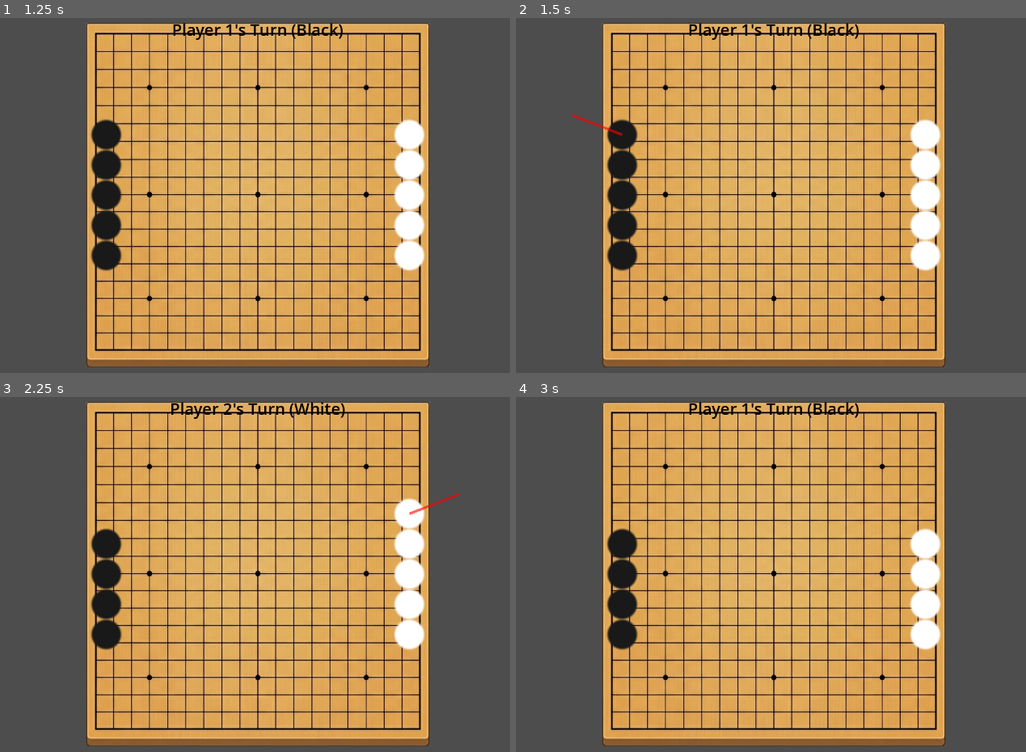
Above: before the commit, frames 1-4 (two rows, left to right).
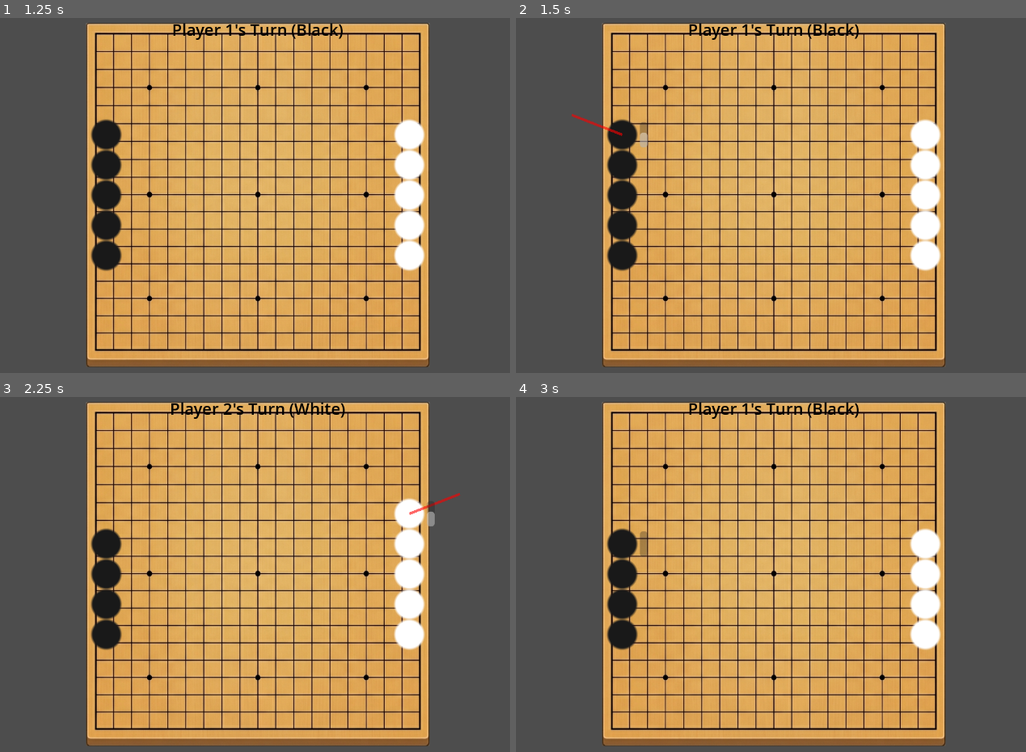
Above: after the commit, the same moments.

Repository: kimmb3217-droid/egg
Game: Godot game, scene res://MainMenu.tscn
Two runs of this game, one before a commit and one after it. Both use one fixed random seed, a clock stepped at 60 frames per second and the inputs below.
Inputs (mouse positions are in pixels of both pictures, inside the frame that each line leads up to):
- Up to frame 1 (1.25 s): click "5 Stones" at 0.5 s
- Up to frame 2 (1.5 s): tap Enter at 1.25 s; drag from (623, 135) to (776, 195) at 1.27 s
- Up to frame 3 (2.25 s): drag from (408, 514) to (260, 574) at 2.02 s
- Up to frame 4 (3 s): move the mouse to (623, 542) at 2.77 s; click (623, 542) at 2.92 s

Frame 1 is identical in both runs. In frame 2, 0.1% of the frame differs, in the area x 24-26%, y 29-37%; in frame 3, less than 0.1%; in frame 4, less than 0.1%.

Commit message:
파워 게이지 추가

Diff:
--- a/Stone.gd
+++ b/Stone.gd
@@ -11,6 +11,7 @@
 
 @onready var line_2d = $Line2D
 @onready var sprite = $Sprite2D
+@onready var power_gauge = get_node_or_null("PowerGauge")
 
 func _ready():
 	add_to_group("stone")
@@ -19,6 +20,10 @@
 		# 시각적으로 궤적 선의 너비를 설정합니다
 		line_2d.width = 5.0
 		line_2d.default_color = Color(1.0, 0.0, 0.0, 0.6) # 빨간색 반투명
+
+	if power_gauge:
+		power_gauge.visible = false
+		power_gauge.max_value = 100
 
 	# 물리 속성 초기화 (통통 튀는 느낌 방지 및 미끄러짐 구현)
 	gravity_scale = 0.0 # 위에서 내려다보는 2D 시점이므로 중력 0
@@ -55,6 +60,9 @@
 			if line_2d:
 				line_2d.visible = true
 				line_2d.points = [Vector2.ZERO, Vector2.ZERO]
+			if power_gauge:
+				power_gauge.visible = true
+				power_gauge.value = 0
 
 func _process(_delta):
 	if is_dragging:
@@ -69,11 +77,16 @@
 		if line_2d:
 			line_2d.points[1] = drag_vector
 
+		if power_gauge:
+			power_gauge.value = (drag_vector.length() / max_drag_distance) * 100.0
+
 func _input(event):
 	if is_dragging and event is InputEventMouseButton and event.button_index == MOUSE_BUTTON_LEFT and not event.pressed:
 		is_dragging = false
 		if line_2d:
 			line_2d.visible = false
+		if power_gauge:
+			power_gauge.visible = false
 
 		var current_mouse = get_global_mouse_position()
 		var drag_vector = drag_start - current_mouse
--- a/Stone.tscn
+++ b/Stone.tscn
@@ -39,3 +39,12 @@
 visible = false
 width = 5.0
 default_color = Color(1, 0, 0, 0.6)
+
+[node name="PowerGauge" type="ProgressBar" parent="."]
+visible = false
+offset_left = 35.0
+offset_top = -25.0
+offset_right = 50.0
+offset_bottom = 25.0
+fill_mode = 3
+show_percentage = false
